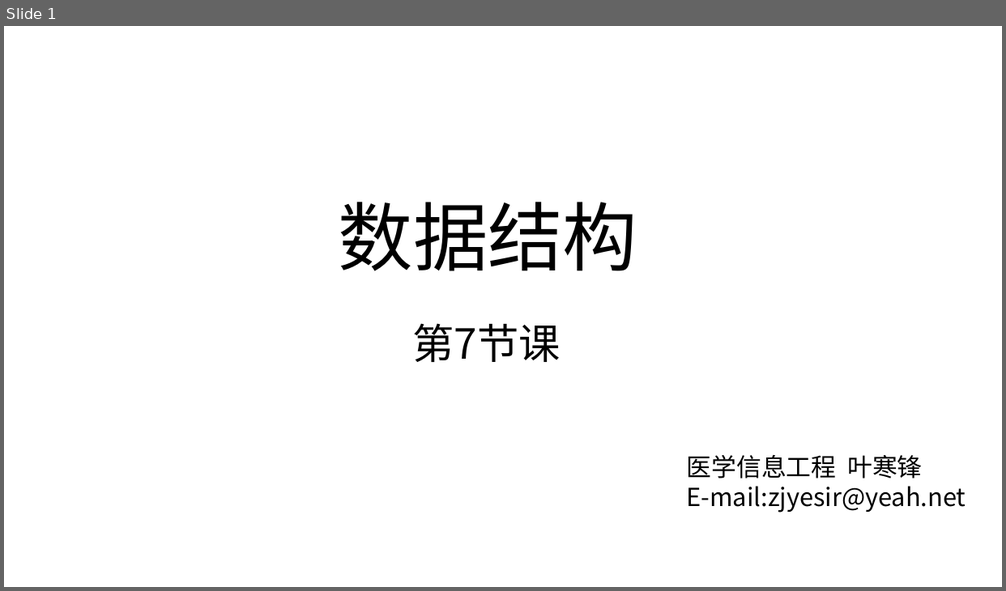
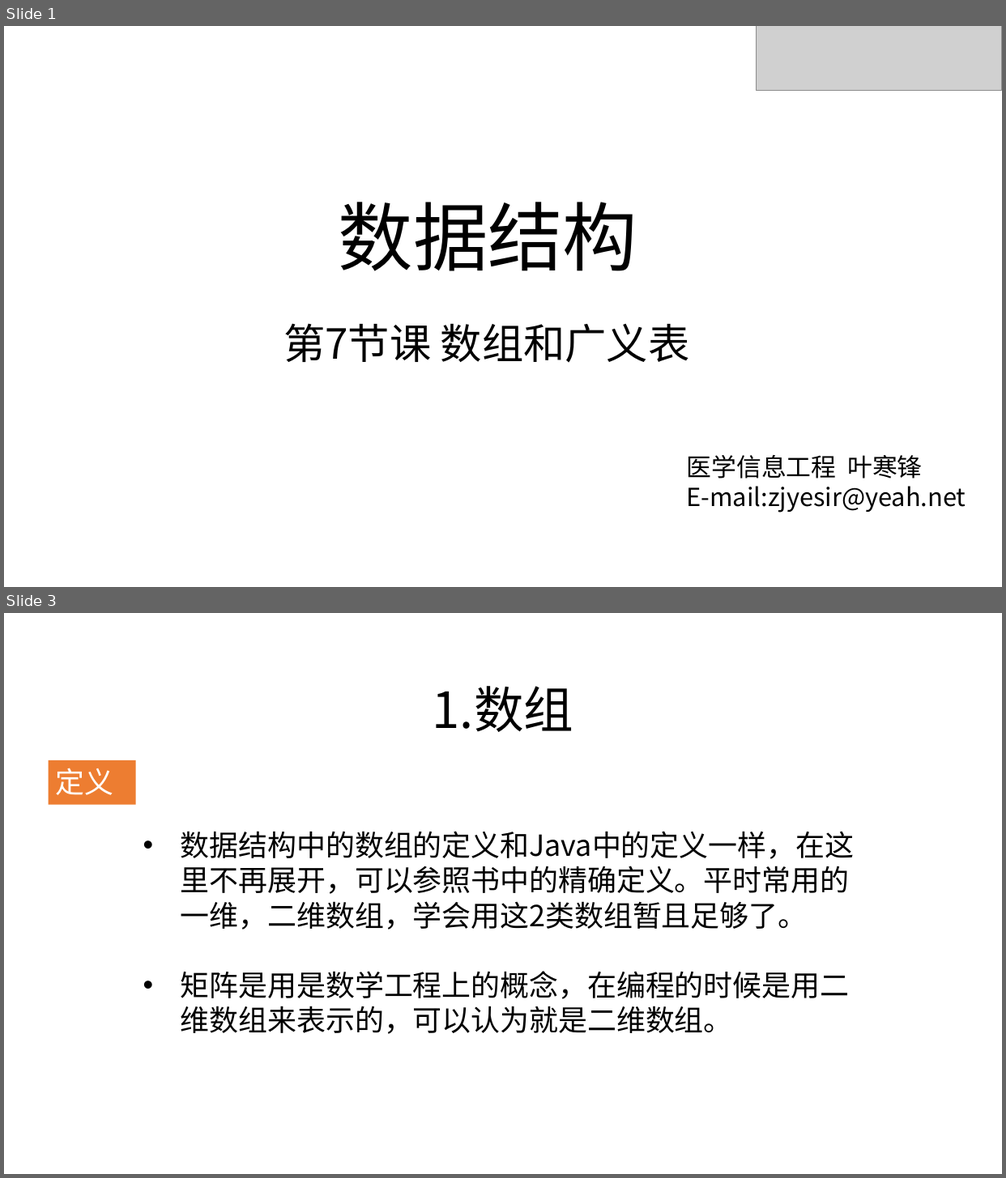
Before and after one commit to zjyesir/hmc_data_structure, a slide deck: ppt/5.数组和广义表.pptx. Shown one above the other, each under a label of ours: slide 1 before the commit, slides 1 and 3 after it; the slides between them are not shown. The pictures are 1006x591 and 1006x1178 pixels, drawn with LibreOffice and Linux fonts; fonts in the diff are those of the drawing; grey boxes stand for pictures; background and template pictures are left out. Boxes give left, top, right and bottom in pixels: in the first picture for what was removed or moved away, otherwise in the second. Text is boxed around its words. In the diff, an @@ line names an element or a change of style, - is before the commit and + after.

Commit message:
数组和线性表 ppt做完

```diff
--- a/ppt/5.数组和广义表.pptx
+++ b/ppt/5.数组和广义表.pptx
@@ slide 3 added at [4,613,1002,1174], background picture (left out) @@
@@ text added at [432,686,574,732], 48 pt, text #000000 @@
+1.数组
@@ rectangle added at [49,760,136,805], fill #ED7D31, 28 pt, text #FFFFFF @@
+定义
@@ text added at [181,831,854,1034], 28 pt, text #000000 @@
+• 数据结构中的数组的定义和Java中的定义一样，在这里不再展开，可以参照书中的精确定义。平时常用的一维，二维数组，学会用这2类数组暂且足够了。
+• 矩阵是用是数学工程上的概念，在编程的时候是用二维数组来表示的，可以认为就是二维数组。
@@ slide 1 changed as well @@
@@ picture added at [756,26,1002,90] @@
@@ text at [283,323,690,363]: text changed @@
-第7节课
+第7节课 数组和广义表
```
Also in this commit, not shown: 3 other slides changed, 10 other slides added, 5 slides removed, 3 other files.
